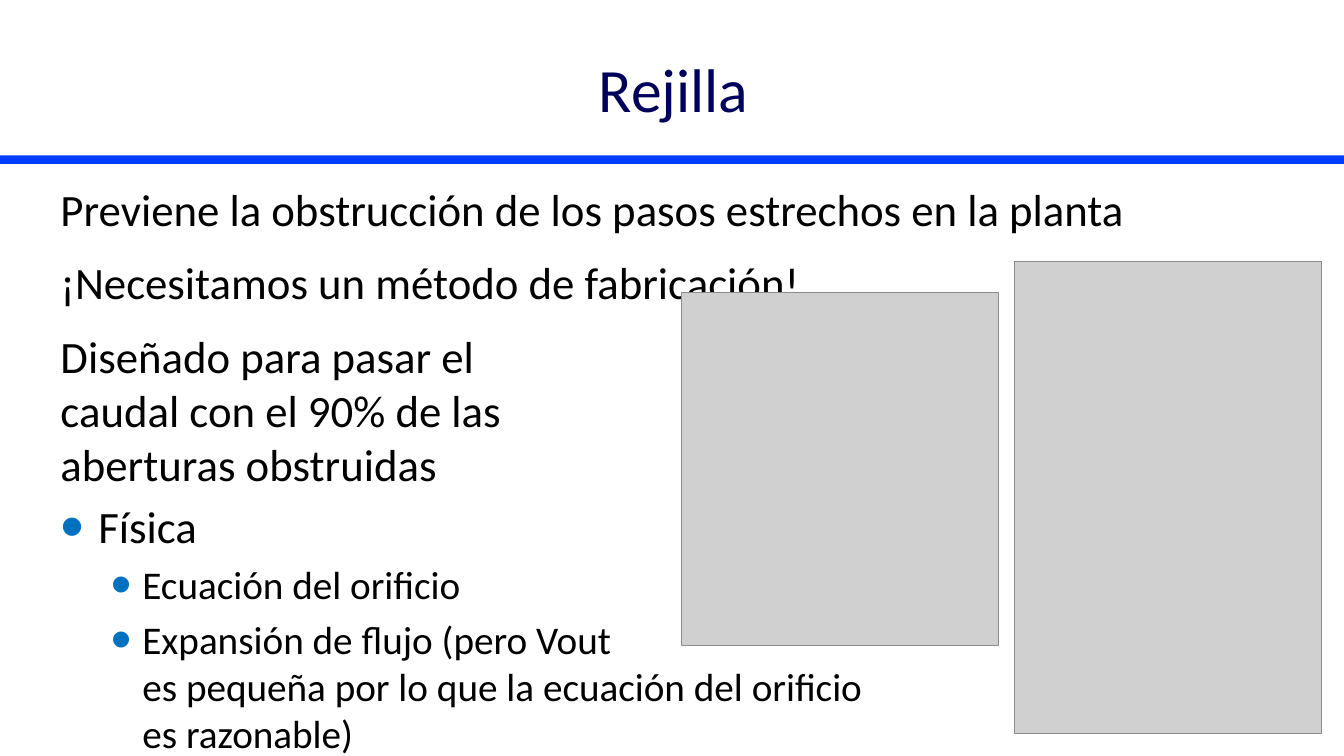
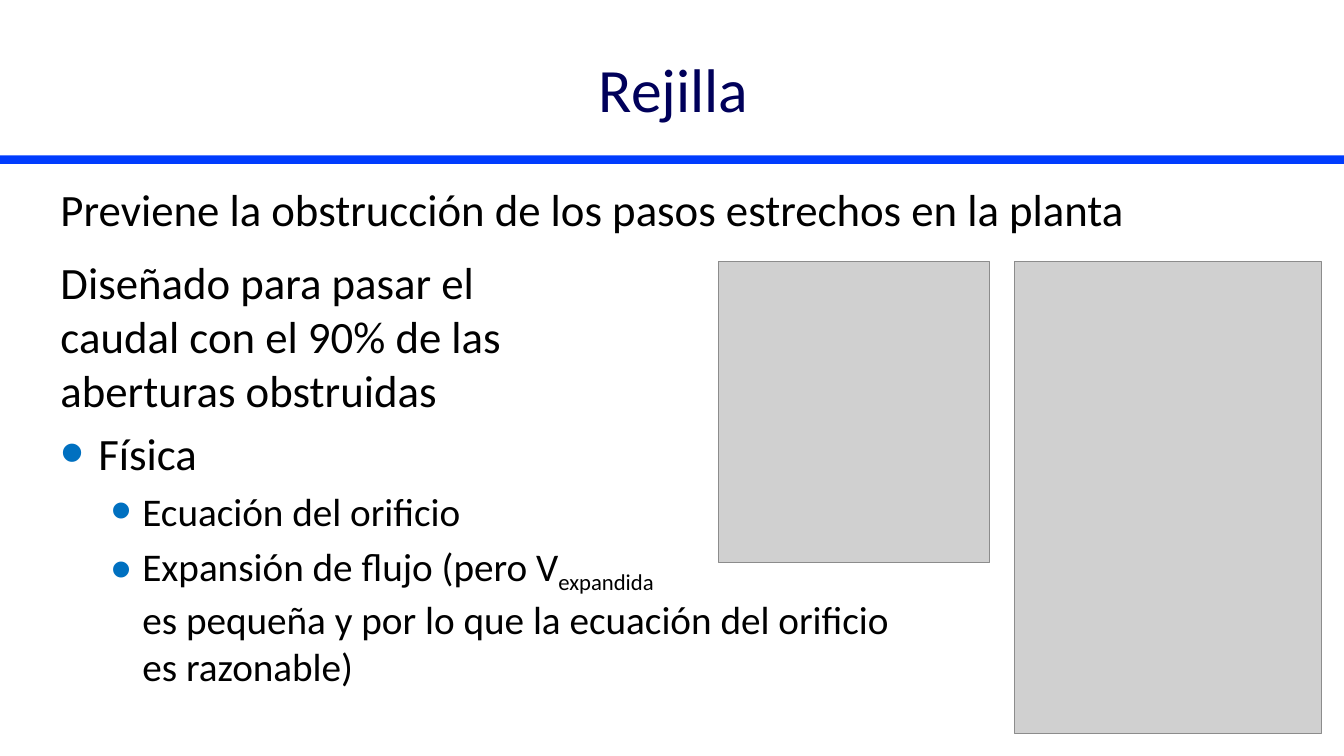
Before and after one commit to AguaClara/IPSWOT-ES, a slide deck: slide 3 of Entrada.pptx. Drawn at 1344x756 pixels with LibreOffice and Linux fonts; fonts in the diff are those of the drawing; grey boxes stand for pictures. Boxes give left, top, right and bottom in pixels: in the first picture for what was removed or moved away, otherwise in the second. Text is boxed around its words. In the diff, an @@ line names an element or a change of style, - is before the commit and + after.

Commit message:
minor edits

```diff
--- a/Entrada.pptx
+++ b/Entrada.pptx
@@ text at bbox=[60, 195, 1123, 471]: text changed @@
-• Previene la obstrucción de los pasos estrechos en la planta
-  ¡Necesitamos un método de fabricación!
-  Diseñado para pasar el
-  caudal con el 90% de las
-  aberturas obstruidas
-  Física
+• Previene la obstrucción de los pasos estrechos en la planta
+  Diseñado para pasar el
+  caudal con el 90% de las
+  aberturas obstruidas
+  Física
@@ picture: place and size @@
-picture at bbox=[682, 293, 998, 646]
+picture at bbox=[719, 261, 990, 563]
@@ text at bbox=[142, 552, 888, 687]: text changed @@
-  • Expansión de flujo (pero Vout
-    es pequeña por lo que la ecuación del orificio
-    es razonable)
+  • Expansión de flujo (pero Vexpandida
+    es pequeña y por lo que la ecuación del orificio
+    es razonable)
```
Also in this commit, not shown: 1 other slide changed.
